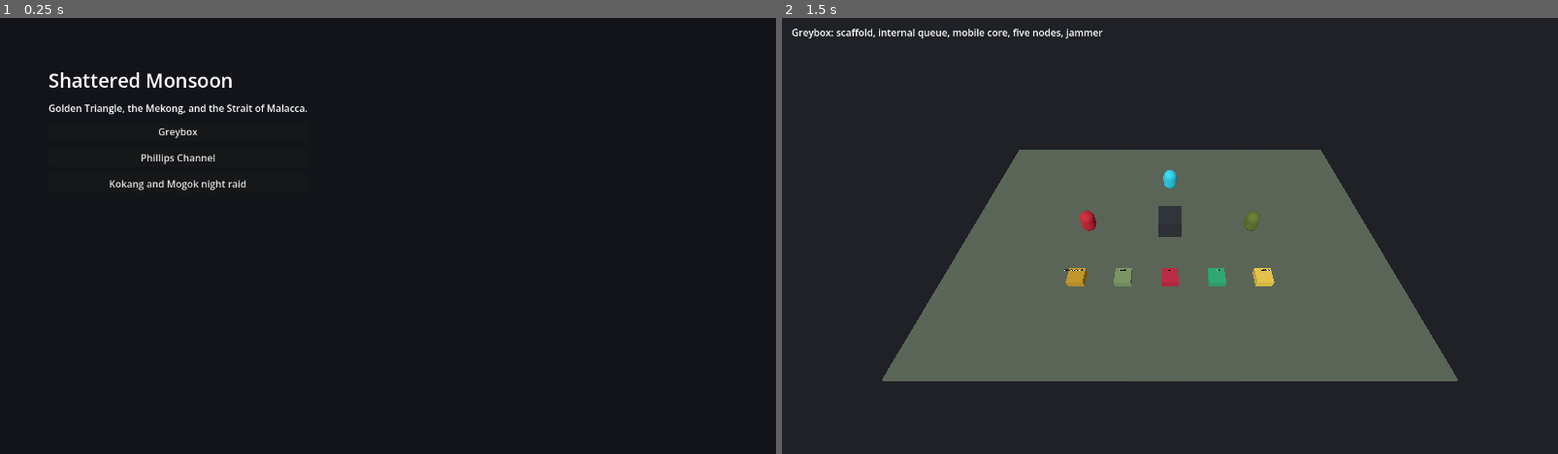
Above: before the commit, frames 1-2 (left to right).
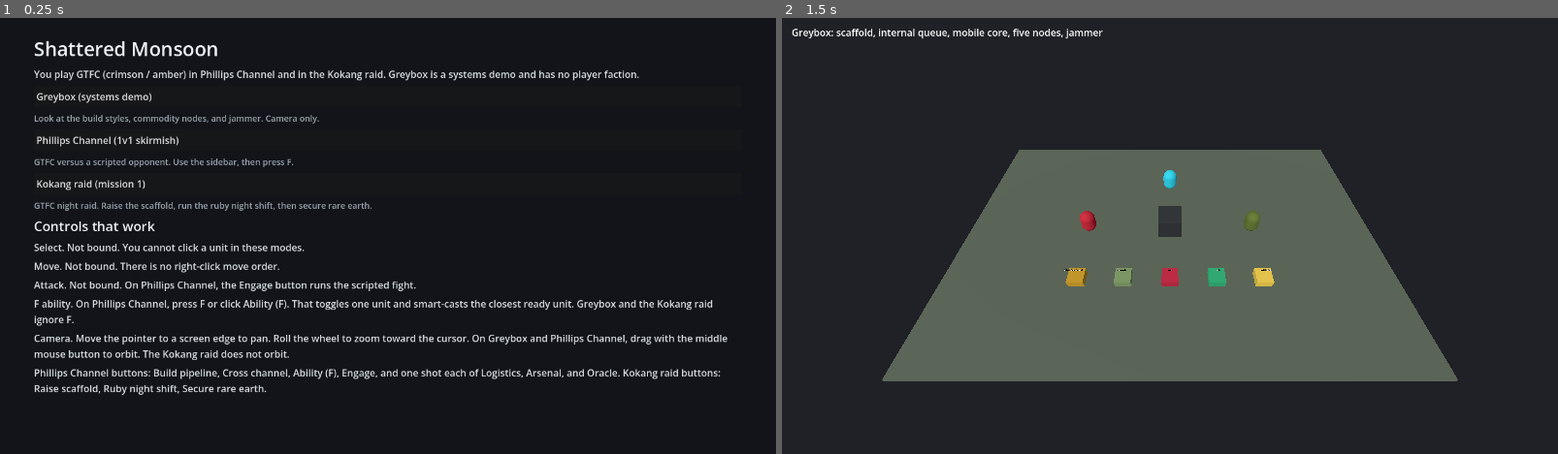
Above: after the commit, the same moments.

Repository: yairpike/asean-2031
Game: Godot game, scene res://game/boot.tscn
The game is run twice, just before and just after one commit, with the same random seed, the same clock (stepped at 60 frames per second) and the same inputs.
Inputs (mouse positions are in pixels of both pictures, inside the frame that each line leads up to):
- Up to frame 1 (0.25 s): no input
- Up to frame 2 (1.5 s): click "Greybox" (after the commit: "Greybox (systems demo)") at 0.5 s; tap Enter at 1.25 s; move the mouse to (1340, 214) at 1.27 s; hold D from 1.28 s (still down); tap X at 1.35 s; click (1340, 214) at 1.42 s

The runs differ from the first frame. In frame 1, 7.4% of the frame differs, in the area x 4-94%, y 5-87%; in frame 2, nothing differs.

Commit message:
Rewrite the boot screen with the controls that work.

Diff:
--- a/game/boot.gd
+++ b/game/boot.gd
@@ -5,25 +5,70 @@
 	bg.color = Color(0.07, 0.08, 0.1)
 	bg.set_anchors_preset(Control.PRESET_FULL_RECT)
 	add_child(bg)
+
+	var scroll: ScrollContainer = ScrollContainer.new()
+	scroll.set_anchors_preset(Control.PRESET_FULL_RECT)
+	scroll.offset_left = 56.0
+	scroll.offset_top = 28.0
+	scroll.offset_right = -56.0
+	scroll.offset_bottom = -24.0
+	scroll.horizontal_scroll_mode = ScrollContainer.SCROLL_MODE_DISABLED
+	add_child(scroll)
+
 	var box: VBoxContainer = VBoxContainer.new()
-	box.position = Vector2(80, 80)
-	box.add_theme_constant_override("separation", 12)
-	add_child(box)
+	box.size_flags_horizontal = Control.SIZE_EXPAND_FILL
+	box.add_theme_constant_override("separation", 8)
+	scroll.add_child(box)
+
+	_heading(box, "Shattered Monsoon", 32)
+	_body(box, "You play GTFC (crimson / amber) in Phillips Channel and in the Kokang raid. Greybox is a systems demo and has no player faction.")
+
+	_link(box, "Greybox (systems demo)", "res://game/greybox.tscn", "GreyboxButton")
+	_hint(box, "Look at the build styles, commodity nodes, and jammer. Camera only.")
+	_link(box, "Phillips Channel (1v1 skirmish)", "res://game/phillips_channel.tscn", "PhillipsButton")
+	_hint(box, "GTFC versus a scripted opponent. Use the sidebar, then press F.")
+	_link(box, "Kokang raid (mission 1)", "res://game/mission_kokang.tscn", "MissionButton")
+	_hint(box, "GTFC night raid. Raise the scaffold, run the ruby night shift, then secure rare earth.")
+
+	_heading(box, "Controls that work", 22)
+	_body(box, "Select. Not bound. You cannot click a unit in these modes.")
+	_body(box, "Move. Not bound. There is no right-click move order.")
+	_body(box, "Attack. Not bound. On Phillips Channel, the Engage button runs the scripted fight.")
+	_body(box, "F ability. On Phillips Channel, press F or click Ability (F). That toggles one unit and smart-casts the closest ready unit. Greybox and the Kokang raid ignore F.")
+	_body(box, "Camera. Move the pointer to a screen edge to pan. Roll the wheel to zoom toward the cursor. On Greybox and Phillips Channel, drag with the middle mouse button to orbit. The Kokang raid does not orbit.")
+	_body(box, "Phillips Channel buttons: Build pipeline, Cross channel, Ability (F), Engage, and one shot each of Logistics, Arsenal, and Oracle. Kokang raid buttons: Raise scaffold, Ruby night shift, Secure rare earth.")
+
+func _heading(box: VBoxContainer, text: String, size: int) -> void:
 	var title: Label = Label.new()
-	title.text = "Shattered Monsoon"
-	title.add_theme_font_size_override("font_size", 32)
+	title.text = text
+	title.add_theme_font_size_override("font_size", size)
+	title.add_theme_color_override("font_color", Color(0.93, 0.94, 0.96))
 	box.add_child(title)
-	var sub: Label = Label.new()
-	sub.text = "Golden Triangle, the Mekong, and the Strait of Malacca."
-	box.add_child(sub)
-	_link(box, "Greybox", "res://game/greybox.tscn", "GreyboxButton")
-	_link(box, "Phillips Channel", "res://game/phillips_channel.tscn", "PhillipsButton")
-	_link(box, "Kokang and Mogok night raid", "res://game/mission_kokang.tscn", "MissionButton")
+
+func _body(box: VBoxContainer, text: String) -> void:
+	var line: Label = Label.new()
+	line.text = text
+	line.autowrap_mode = TextServer.AUTOWRAP_WORD_SMART
+	line.custom_minimum_size = Vector2(1080, 0)
+	line.size_flags_horizontal = Control.SIZE_EXPAND_FILL
+	line.add_theme_color_override("font_color", Color(0.86, 0.88, 0.9))
+	box.add_child(line)
+
+func _hint(box: VBoxContainer, text: String) -> void:
+	var line: Label = Label.new()
+	line.text = text
+	line.autowrap_mode = TextServer.AUTOWRAP_WORD_SMART
+	line.custom_minimum_size = Vector2(1080, 0)
+	line.add_theme_font_size_override("font_size", 14)
+	line.add_theme_color_override("font_color", Color(0.62, 0.66, 0.7))
+	box.add_child(line)
 
 func _link(box: VBoxContainer, caption: String, path: String, node_name: String) -> void:
 	var b: Button = Button.new()
 	b.name = node_name
 	b.text = caption
+	b.custom_minimum_size = Vector2(420, 36)
+	b.alignment = HORIZONTAL_ALIGNMENT_LEFT
 	b.pressed.connect(func() -> void:
 		get_tree().change_scene_to_file(path)
 	)
